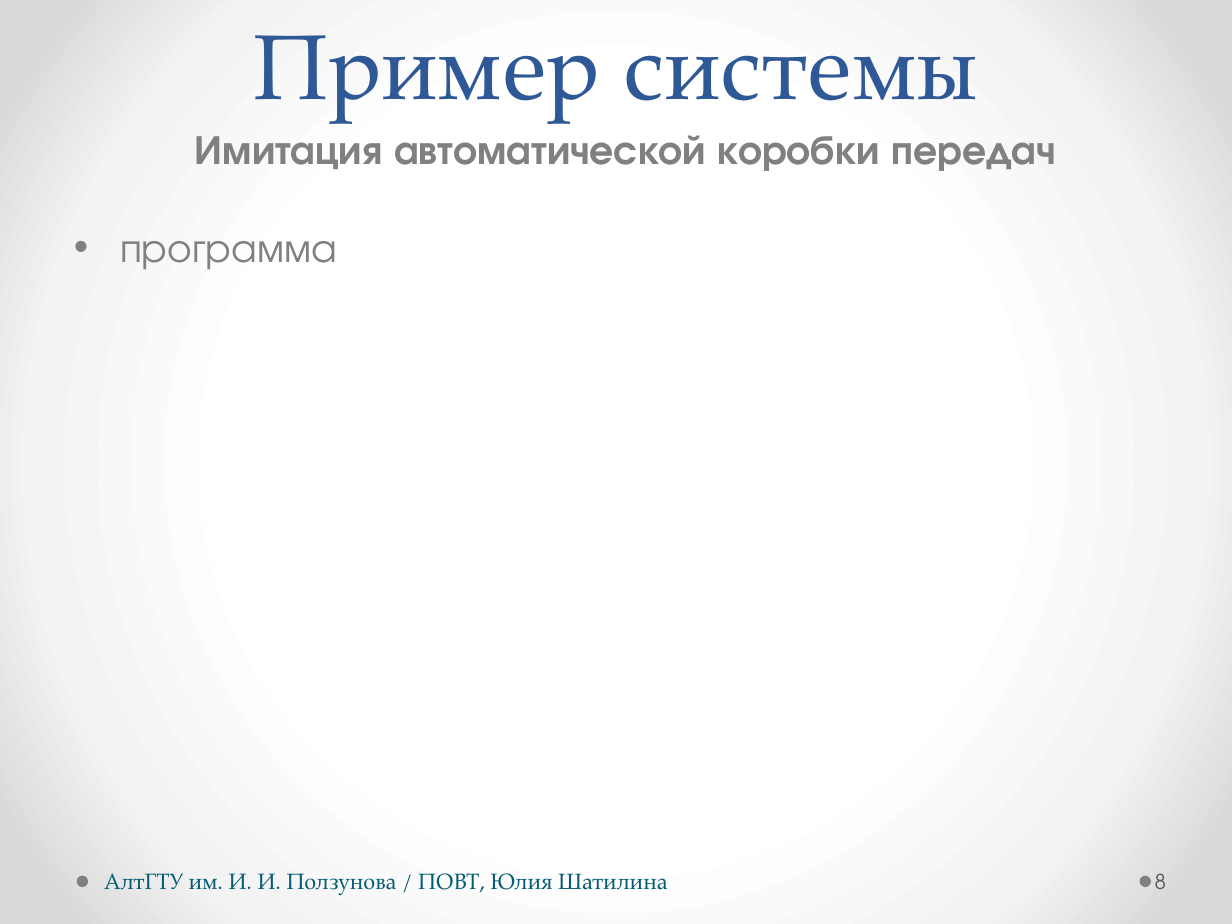
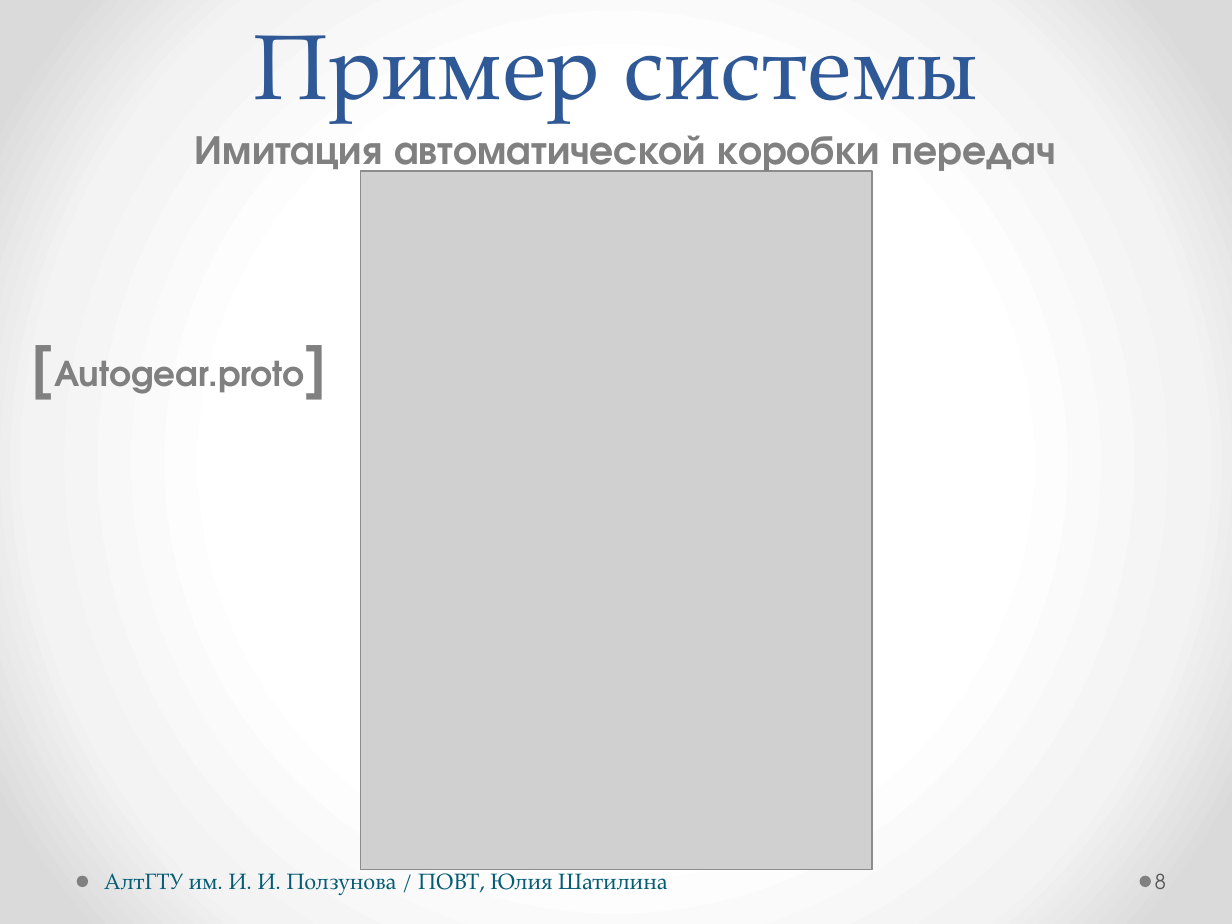
Before and after one commit to hisohito/proto-doc, a slide deck: slide 8 of shatilina.pptx. Drawn at 1232x924 pixels with LibreOffice and Linux fonts; fonts in the diff are those of the drawing; grey boxes stand for pictures. Boxes give left, top, right and bottom in pixels: in the first picture for what was removed or moved away, otherwise in the second. Text is boxed around its words. In the diff, an @@ line names an element or a change of style, - is before the commit and + after.

```diff
--- a/shatilina.pptx
+++ b/shatilina.pptx
@@ picture added at box(360, 171, 871, 870) @@
@@ text removed at box(120, 241, 337, 269) @@
-• программа
@@ text added at box(54, 360, 305, 394), 20 pt, text #808080, bold @@
+[Autogear.proto]
```
Also in this commit, not shown: 3 other slides changed, 4 other files.
